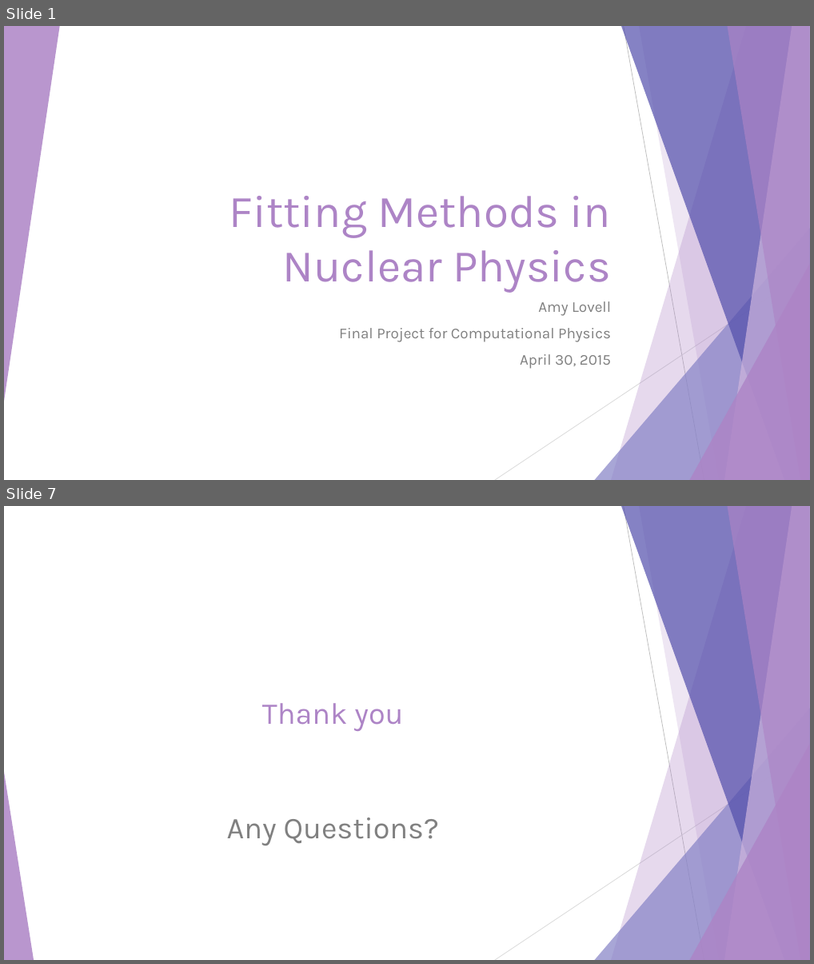
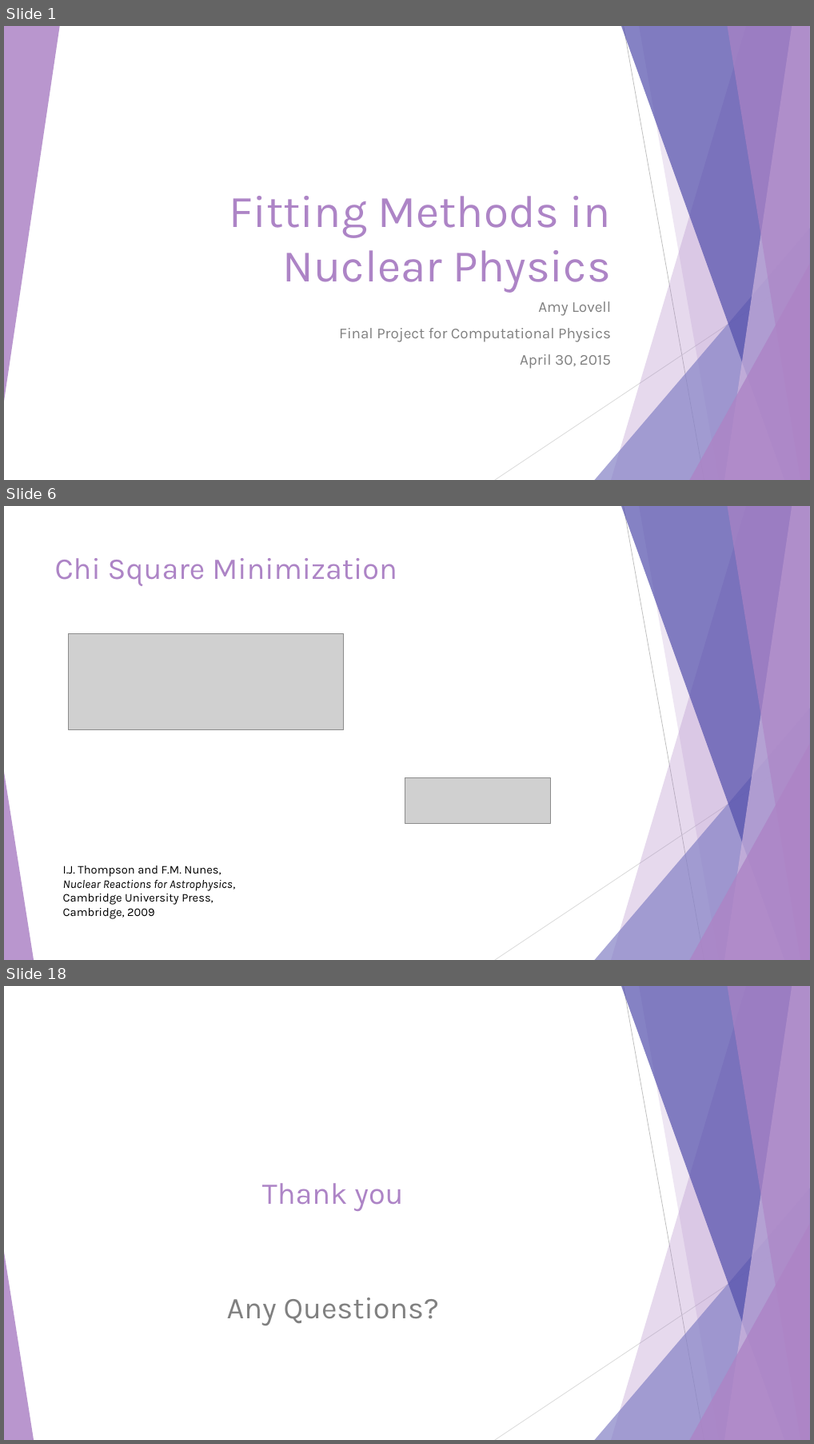
Before and after one commit to alovell/Minimization, a slide deck: Fitting Methods.pptx. Shown one above the other, each under a label of ours: slides 1 and 7 before the commit, slides 1, 6 and 18 after it; the slides between them are not shown. The pictures are 814x964 and 814x1444 pixels, drawn with LibreOffice and Linux fonts; fonts in the diff are those of the drawing; grey boxes stand for pictures. Boxes give left, top, right and bottom in pixels: in the first picture for what was removed or moved away, otherwise in the second. Text is boxed around its words. In the diff, an @@ line names an element or a change of style, - is before the commit and + after.

```diff
--- a/Fitting Methods.pptx
+++ b/Fitting Methods.pptx
@@ slide 6 added at (4, 506, 810, 960), background #FFFFFF; not listed: 10 template elements that a slide beside it also shows @@
@@ title added at (55, 558, 398, 586), 36 pt, text #AD84C6 @@
+Chi Square Minimization
@@ picture added at (69, 634, 343, 730) @@
@@ picture added at (406, 778, 551, 823) @@
@@ text added at (63, 865, 235, 919), 14 pt, text #000000 @@
+I.J. Thompson and F.M. Nunes, Nuclear Reactions for Astrophysics, Cambridge University Press, Cambridge, 2009
@@ what was slide 7 is now slide 18 @@
```
Also in this commit, not shown: 1 slide changed, 14 other slides added, 4 slides removed.
